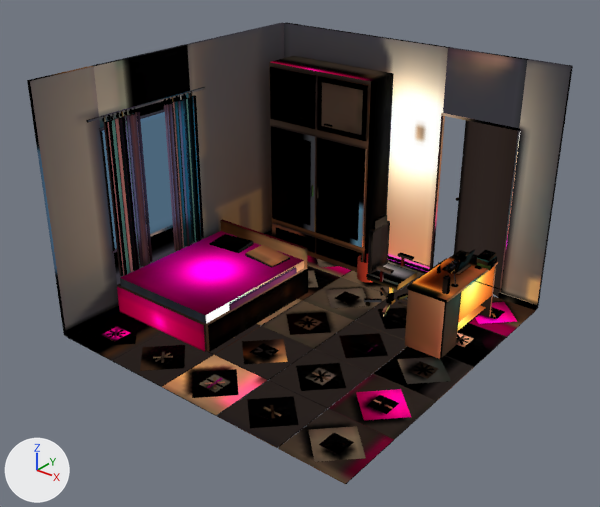
Before and after pictures for a commit that changed the glTF model public/room_baked_combined.glb.
One viewpoint serves both versions: a camera (50 mm lens) standing at (5.3, -6.78, 5.09) and looking at (-0.03, -0.12, 0.96). The lights are fixed; the arrows at lower left show +X, +Y and +Z. The picture after the commit comes second. Vertices at exactly the same position are counted once.

The first picture shows 'Baked_Room_Mesh'.
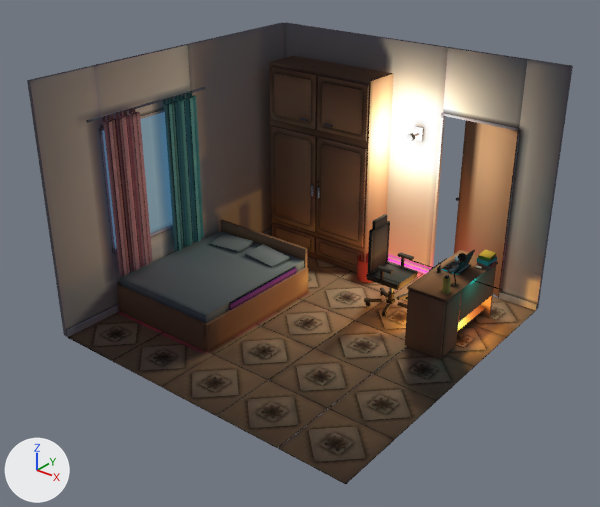
The edits, one by one:
me_cube_361 is used by ob_baked_room_mesh; location (-1.6, -1.6, -0.01).
me_cube_361 had 5124 vertices, 8612 faces and spanned x -0.45..3.6, y -0.4..4.03, z 0.0..3.01.
me_cube_361 now has 5268 vertices, 8884 faces and spans x -0.45..3.6, y -0.4..4.03, z 0.0..3.01.
me_cube_361 part 1: a new loose piece, a box spanning x 1.74..1.86, y 3.56..3.58, z 1.82..2.0, in mat_bakedroommaterial.
me_cube_361 part 2: a new loose piece, a 32-sided cylinder along y spanning x 1.755..1.845, y 3.35..3.41, z 1.865..1.955, in mat_bakedroommaterial.
me_cube_361 part 3: 8256 kept faces spanning x -0.45..3.6, y -0.4..4.03, z 0.0..3.01 get new texture (UV) coordinates.
Other edits to the shape of me_cube_361 do not show in these pictures.

Changed parts and their boxes (x1, y1, x2, y2) in the pictures (600 x 507 px):
part 1 of me_cube_361, added: after (414, 126, 424, 142)
part 2 of me_cube_361, added: after (406, 133, 415, 142)
part 3 of me_cube_361, surface changed: (27, 24, 573, 484) in both
